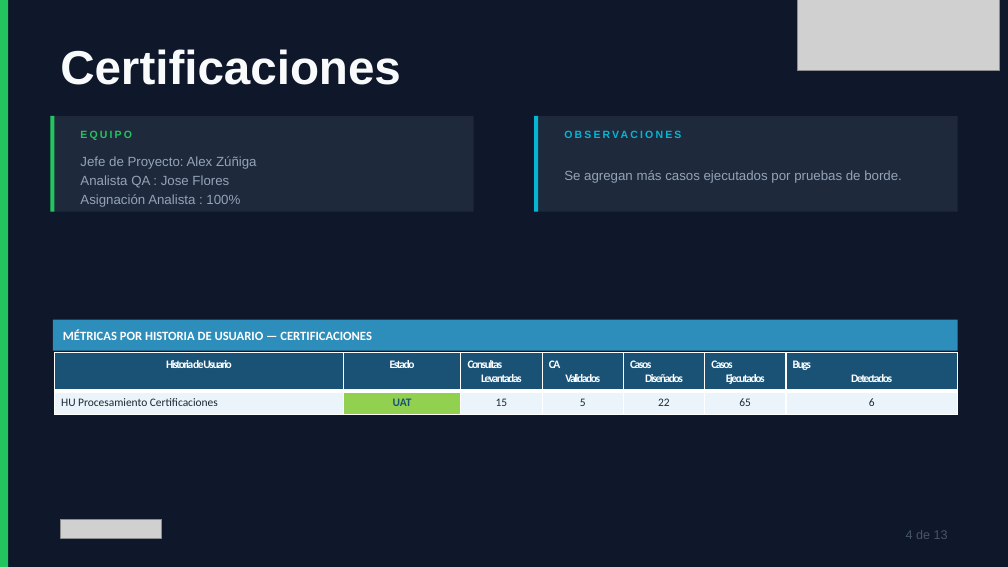
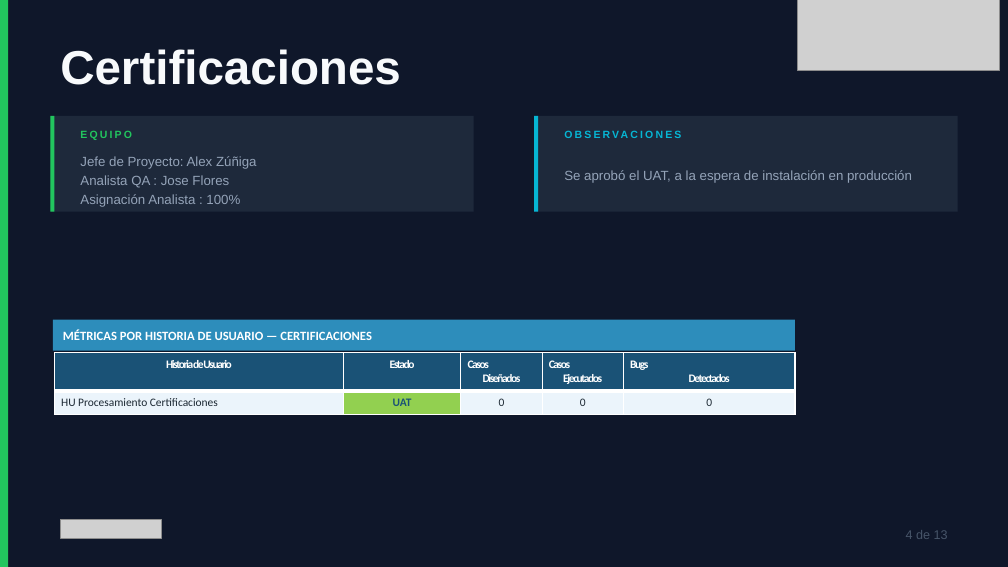
Before and after one commit to caradeux/qa_metrics, a slide deck: slide 4 of apps/api/assets/weekly-template.pptx. Drawn at 1008x567 pixels with LibreOffice and Linux fonts; fonts in the diff are those of the drawing; grey boxes stand for pictures. Boxes give left, top, right and bottom in pixels: in the first picture for what was removed or moved away, otherwise in the second. Text is boxed around its words. In the diff, an @@ line names an element or a change of style, - is before the commit and + after.

```diff
--- a/apps/api/assets/weekly-template.pptx
+++ b/apps/api/assets/weekly-template.pptx
@@ text at [564, 170, 912, 183]: text changed @@
-Se agregan más casos ejecutados por pruebas de borde.
+Se aprobó el UAT, a la espera de instalación en producción
@@ rectangle "MÉTRICAS POR HISTORIA DE USUARIO ...": place and size @@
-rectangle "MÉTRICAS POR HISTORIA DE USUARIO ..." at [52, 320, 958, 351]
+rectangle "MÉTRICAS POR HISTORIA DE USUARIO ..." at [52, 320, 794, 351]
@@ table at [54, 353, 795, 414] @@
-column 3: Consultas Levantadas | 15
-column 4: CA Validados | 5
-column 5: Casos Diseñados | 22
-column 6: Casos Ejecutados | 65
-column 7: Bugs Detectados | 6
+column 3: Casos Diseñados | 0
+column 4: Casos Ejecutados | 0
+column 5: Bugs Detectados | 0
@@ table: place and size @@
-table at [54, 353, 959, 414]
+table at [54, 353, 795, 414]
```
Also in this commit, not shown: 5 other slides changed, 9 slides added, 1 slide removed, 12 other files.
